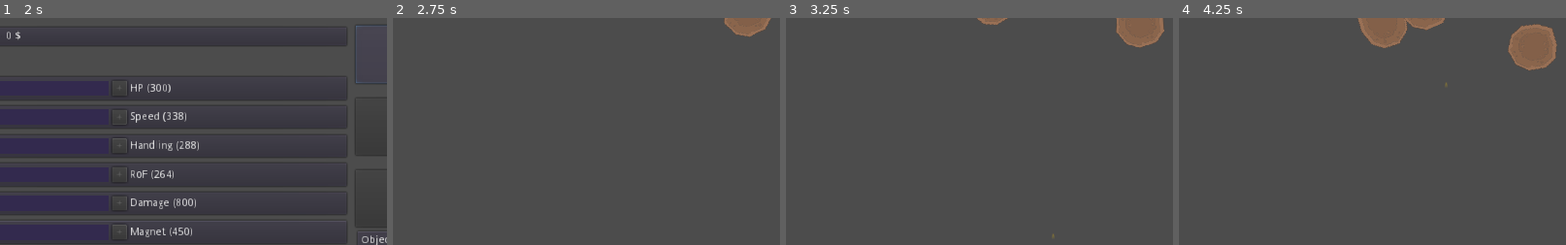
Above: before the commit, frames 1-4 (left to right).
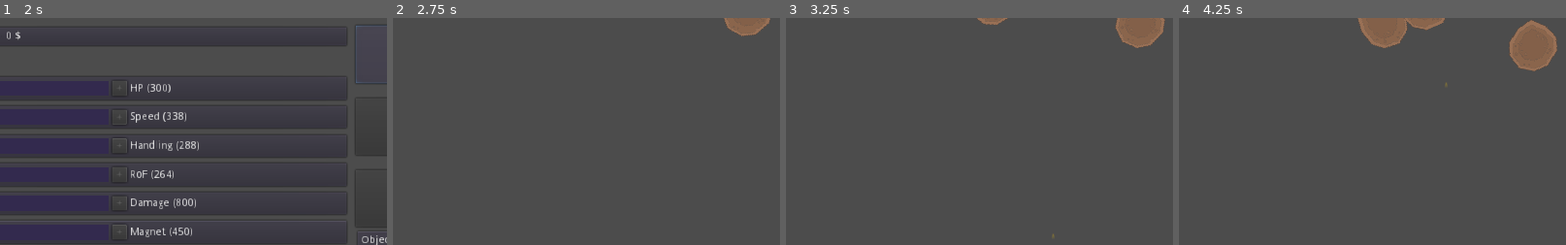
Above: after the commit, the same moments.

Repository: Kessinen/HCSSpace-Origins
Game: Godot game, scene res://Menus/Mainmenu.tscn
The game is run twice, just before and just after one commit, with the same random seed, the same clock (stepped at 60 frames per second) and the same inputs.
Inputs:
- Up to frame 1 (2 s): click "New Game" at 0.5 s; click "1" at 1.25 s
- Up to frame 2 (2.75 s): click "Launch" at 2 s
- Up to frame 3 (3.25 s): tap Enter at 2.75 s; hold D (move_right) from 2.78 s (still down); hold Space (shoot) from 2.78 s (still down)
- Up to frame 4 (4.25 s): release D (move_right) at 3.53 s; release Space (shoot) at 3.53 s; hold S (move_down) from 3.53 s (still down); tap Space (shoot) at 3.6 s
The pictures show only the part of the screen within x 4-54%, y 0-50%; the shares and areas given below are measured in that part.

Frame 1 is identical in both runs. In frame 2, less than 0.1% of the frame differs, in the area x 85-98%, y 0-9%; in frame 3, 0.1%; in frame 4, 0.3%, in the area x 84-98%, y 0-24%.

Commit message:
FIX Asteroid rotation
Fixes issue #1

Diff:
--- a/src/Enemies/Asteroid/Asteroid.gd
+++ b/src/Enemies/Asteroid/Asteroid.gd
@@ -2,15 +2,18 @@
 
 export var RotationSpeed : int = 2
 var velocity : Vector2 = Vector2.DOWN
-
+var rotateDirection : int
 var plAsteroid = preload("res://Enemies/Asteroid/miniAsteroid.tscn")
 
 func _ready():
 	randomize()
 	$sprite.rotation_degrees = rand_range(0,360)
+	rotateDirection = round(rand_range(0,1))
+	if rotateDirection == 0:
+		rotateDirection = -1
 
 func _physics_process(delta):
-	$sprite.rotate((float(RotationSpeed) / 10) * delta)
+	$sprite.rotate((float(RotationSpeed) / 10) * delta * rotateDirection)
 	position.y = position.y + Speed * delta
 
 func die():
--- a/src/Enemies/Asteroid/miniAsteroid.gd
+++ b/src/Enemies/Asteroid/miniAsteroid.gd
@@ -1,11 +1,20 @@
 extends "res://Enemies/enemies.gd"
+
+export var RotationSpeed : int = 2
+var rotateDirection : int
 
 func _ready():
 	randomize()
 	rotate(deg2rad(rand_range(0,90) - 45))
+	$sprite.rotate(deg2rad(rand_range(0,360)))
+	rotateDirection = round(rand_range(0,1))
+	if rotateDirection == 0:
+		rotateDirection = -1
 
 func _physics_process(delta):
 	move_and_slide(Vector2.DOWN.rotated(rotation) * Speed)
 
+	$sprite.rotate((float(RotationSpeed) / 10) * delta * rotateDirection)
+
 func _on_VisibilityNotifier2D_screen_exited():
 	queue_free()
